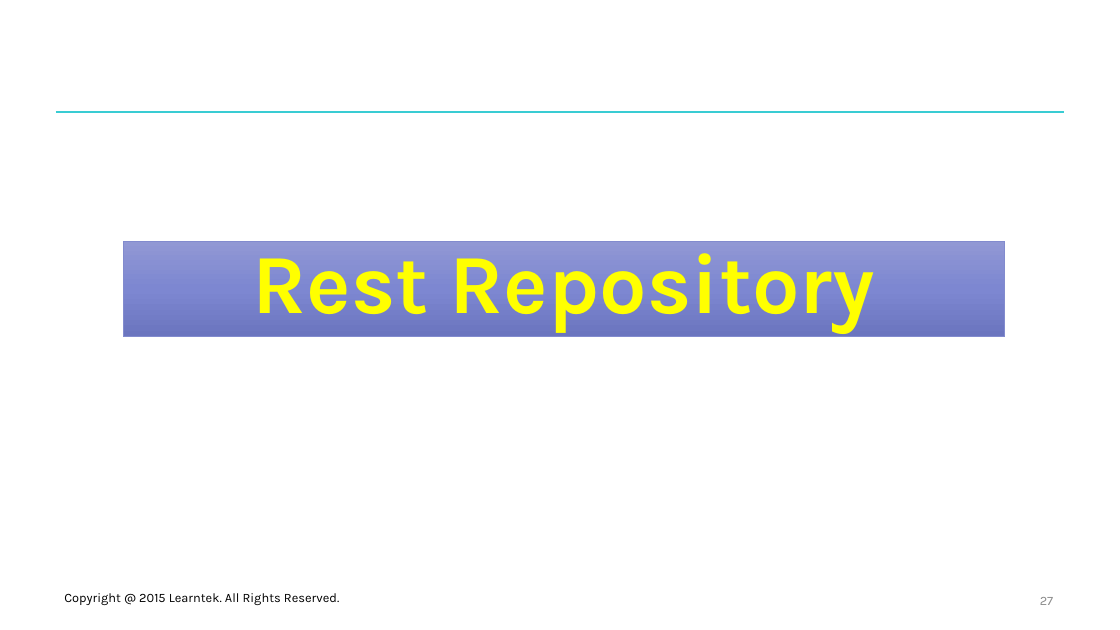
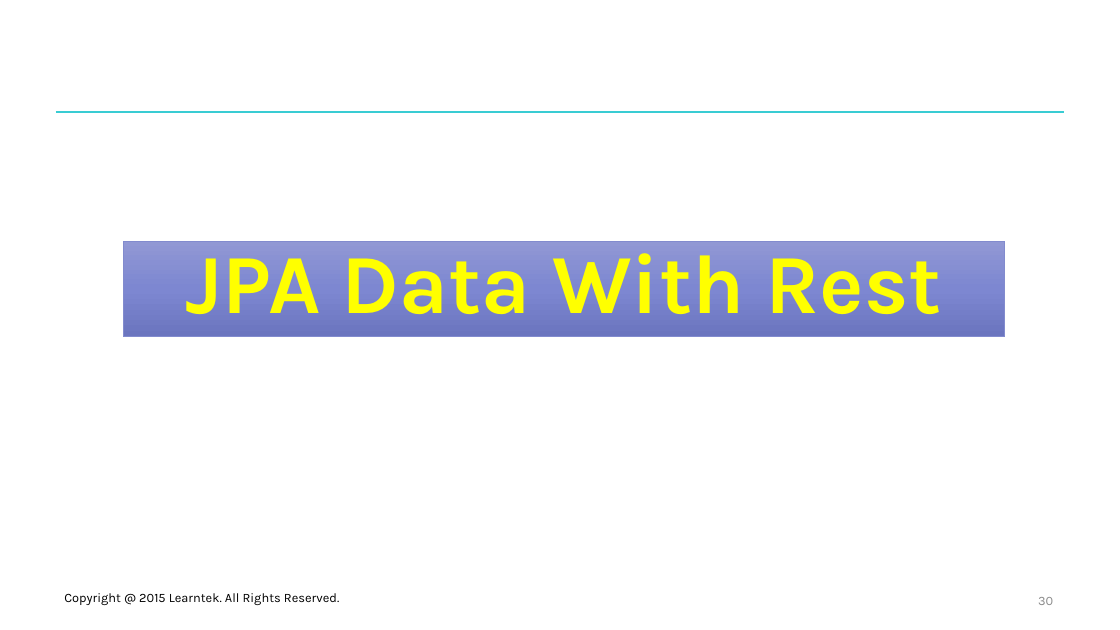
Before and after one commit to santoshkar/SpringBoot, a slide deck: slide 30 of Presentations/Part-1-Spring Boot.pptx (slide 27 before the commit). Drawn at 1120x630 pixels with LibreOffice and Linux fonts; fonts in the diff are those of the drawing; background and template pictures are left out. Boxes give left, top, right and bottom in pixels: in the first picture for what was removed or moved away, otherwise in the second. Text is boxed around its words. In the diff, an @@ line names an element or a change of style, - is before the commit and + after.

Commit message:
updated

```diff
--- a/Presentations/Part-1-Spring Boot.pptx
+++ b/Presentations/Part-1-Spring Boot.pptx
@@ title at (186,237,942,314): text changed @@
-Rest Repository
+JPA Data With Rest
@@ page number at (1038,597,1053,605): text changed @@
-27
+30
```
Also in this commit, not shown: 2 other slides changed, 3 slides added.
